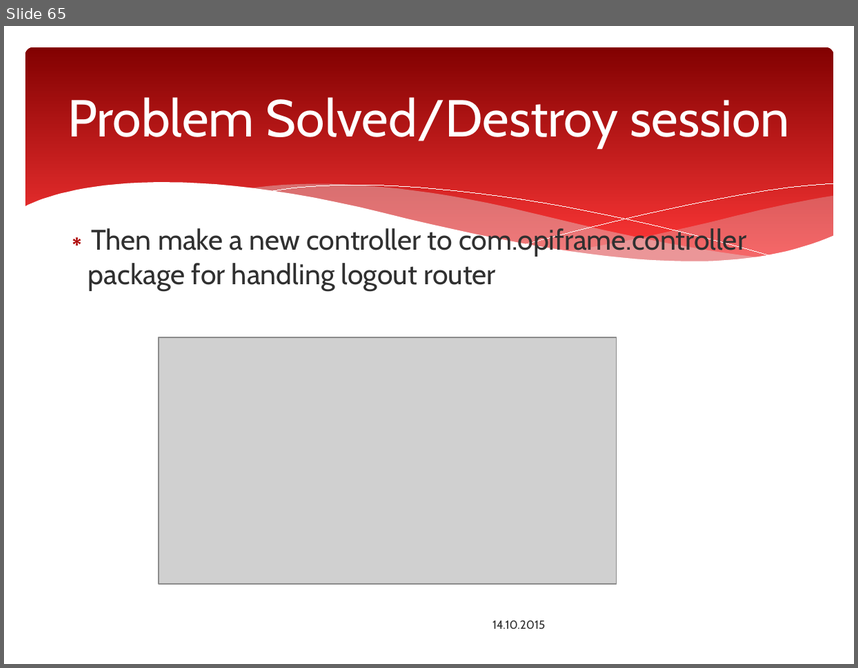
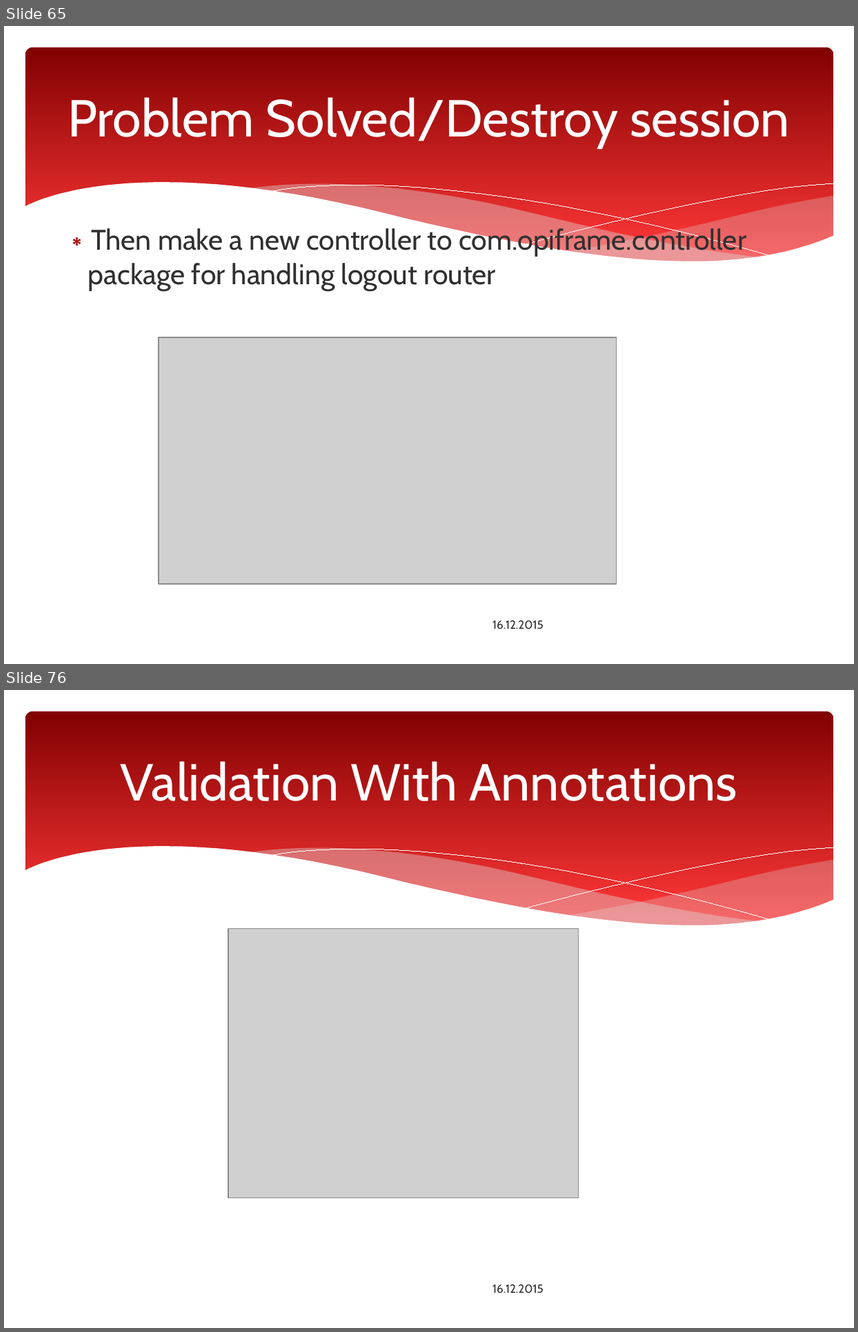
Before and after one commit to ttakkula/javaee-spring-maven, a slide deck: SpringMVC/Spring_Web_MVC_Framework.pptx. Shown one above the other, each under a label of ours: slide 65 before the commit, slides 65 and 76 after it; the slides between them are not shown. The pictures are 858x668 and 858x1332 pixels, drawn with LibreOffice and Linux fonts; fonts in the diff are those of the drawing; grey boxes stand for pictures; background and template pictures are left out. Boxes give left, top, right and bottom in pixels: in the first picture for what was removed or moved away, otherwise in the second. Text is boxed around its words. In the diff, an @@ line names an element or a change of style, - is before the commit and + after.

```diff
--- a/SpringMVC/Spring_Web_MVC_Framework.pptx
+++ b/SpringMVC/Spring_Web_MVC_Framework.pptx
@@ slide 76 added at [4,690,854,1328], background #FFFFFF; not listed: 6 template elements that a slide beside it also shows @@
@@ title added at [120,761,737,801], 44 pt, text #FFFFFF @@
+Validation With Annotations
@@ picture added at [228,929,579,1198] @@
@@ text added at [493,1284,544,1292], 10 pt, text #303030 @@
+16.12.2015
@@ slide 65 changed as well @@
@@ text at [493,620,544,628]: text changed @@
-14.10.2015
+16.12.2015
```
Also in this commit, not shown: 69 other slides changed, 29 other slides added, 1 slide removed.
